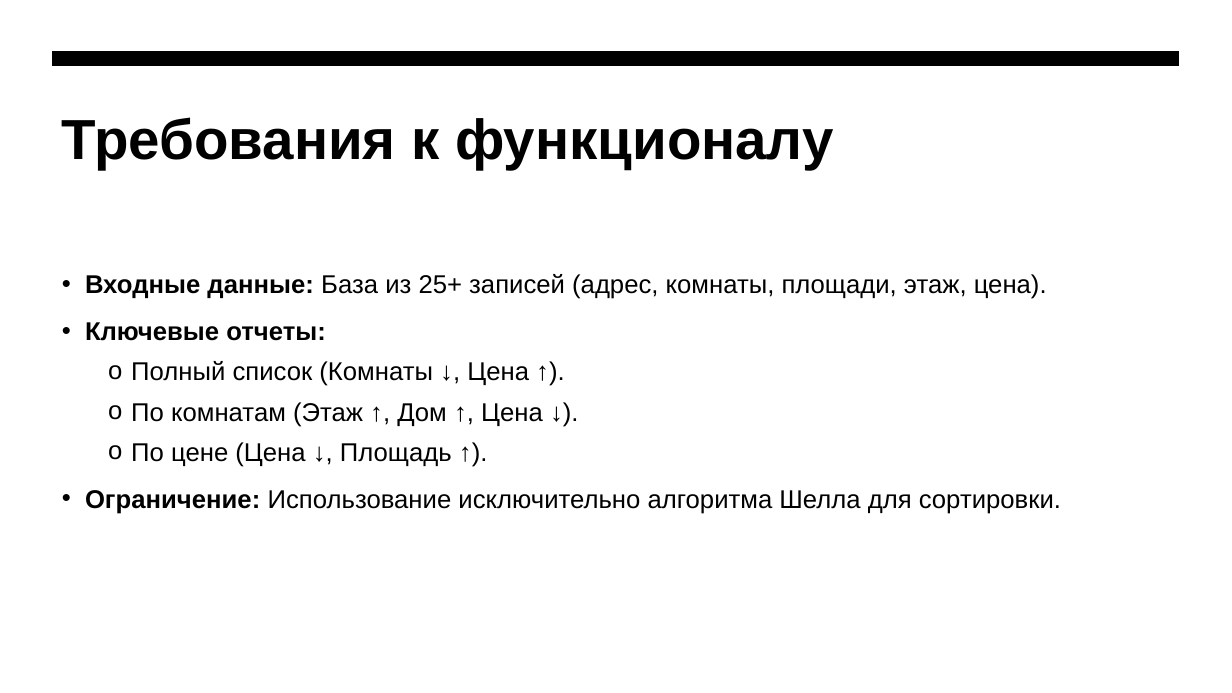
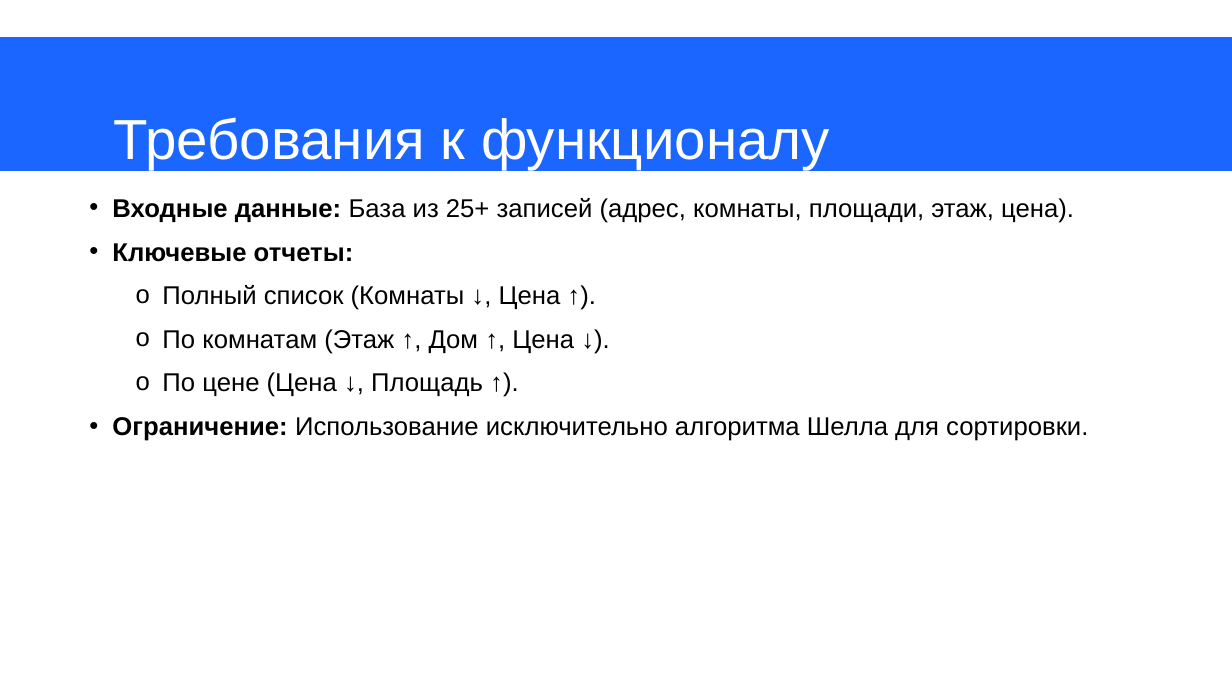
Before and after one commit to BenyDix/Realtor-Agency, a slide deck: slide 3 of docs/Презентация к проекту.odp. Drawn at 1232x693 pixels with LibreOffice and Linux fonts; fonts in the diff are those of the drawing. Boxes give left, top, right and bottom in pixels: in the first picture for what was removed or moved away, otherwise in the second. Text is boxed around its words. In the diff, an @@ line names an element or a change of style, - is before the commit and + after.

```diff
--- a/docs/Презентация к проекту.odp
+++ b/docs/Презентация к проекту.odp
@@ freeform shape: place and size @@
-freeform shape at [53, 52, 1180, 67]
+freeform shape at [0, 37, 1232, 171]
@@ freeform shape at [0, 37, 1232, 171]: fill #000000 to #1A66FF @@
@@ title "Требования к функционалу": place and size @@
-title "Требования к функционалу" at [62, 117, 833, 170]
+title "Требования к функционалу" at [114, 117, 830, 170]
@@ title "Требования к функционалу" at [114, 117, 830, 170]: text colour #000000 to #FFFFFF, bold off @@
@@ text "Входные данные: База из 25+ ...": place and size @@
-text "Входные данные: База из 25+ ..." at [85, 274, 1061, 514]
+text "Входные данные: База из 25+ ..." at [112, 198, 1088, 441]
@@ text "Входные данные: База из 25+ ..." at [112, 198, 1088, 441]: line spacing 1.1 to 1; indent changed; more space between paragraphs @@
```
Also in this commit, not shown: 7 other slides changed, 1 slide added, 1 slide removed, 2 other files.
